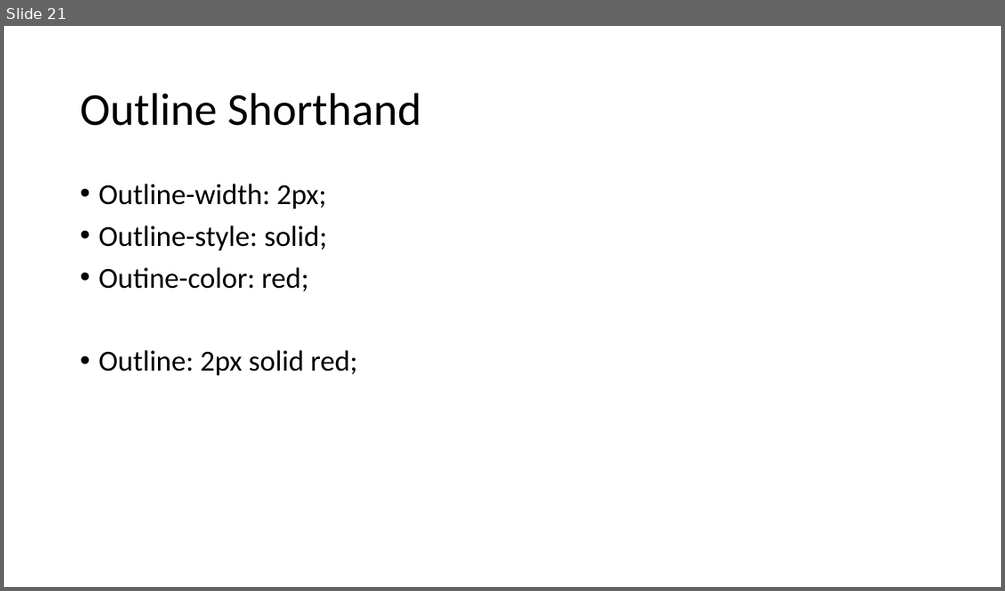
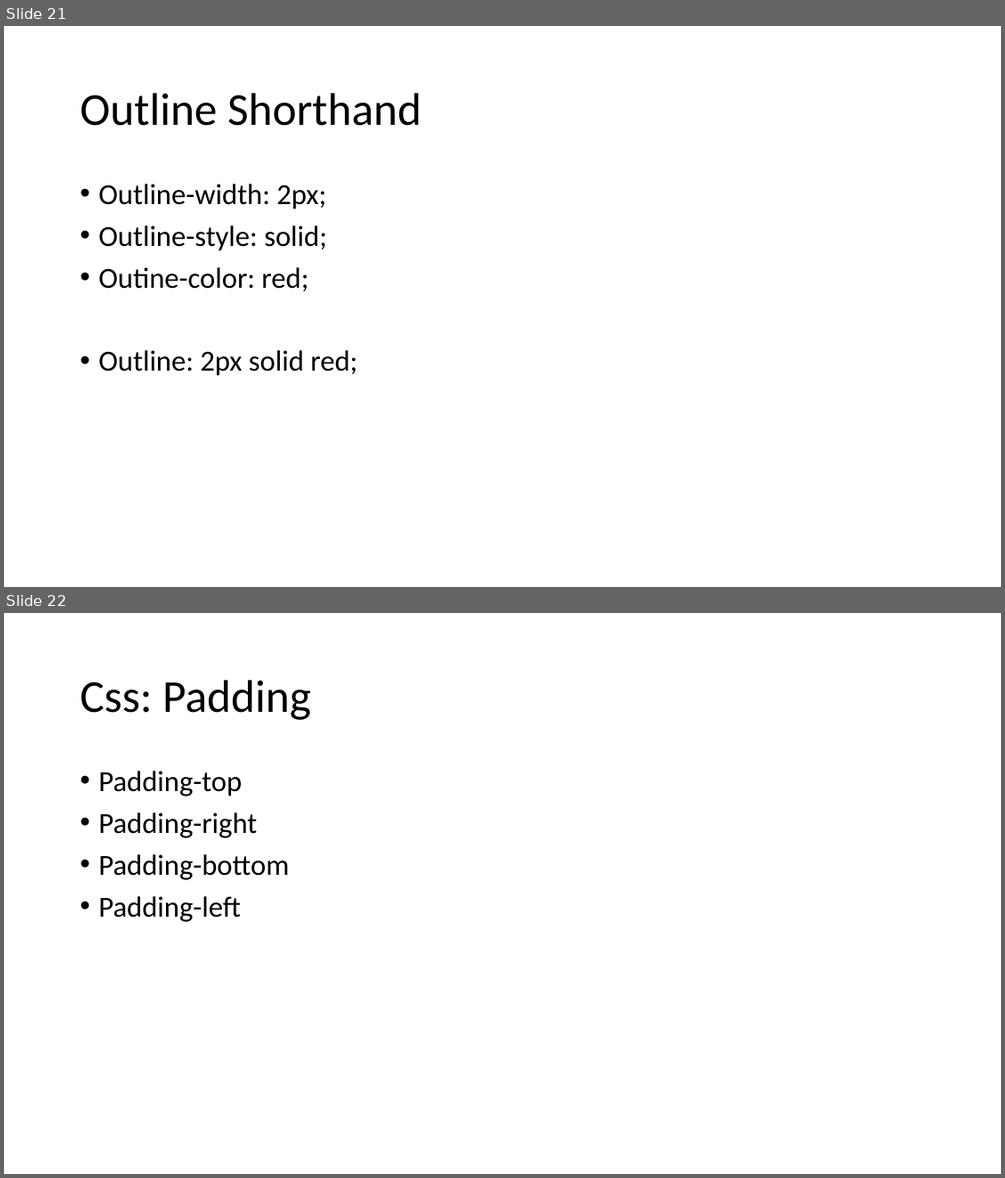
Before and after one commit to PiyushChaturvedii/Batch04, a slide deck: CSS.pptx. Shown one above the other, each under a label of ours: slide 21 before the commit, slides 21 and 22 after it. The pictures are 1005x591 and 1005x1178 pixels, drawn with LibreOffice and Linux fonts; fonts in the diff are those of the drawing. Boxes give left, top, right and bottom in pixels: in the first picture for what was removed or moved away, otherwise in the second. Text is boxed around its words. In the diff, an @@ line names an element or a change of style, - is before the commit and + after.

```diff
--- a/CSS.pptx
+++ b/CSS.pptx
@@ slide 22 added at bbox=[4, 613, 1001, 1174], background #FFFFFF @@
@@ title added at bbox=[80, 680, 311, 720], 44 pt, text #000000 @@
+Css: Padding
@@ text added at bbox=[98, 771, 289, 922], 28 pt, text #000000 @@
+• Padding-top
+• Padding-right
+• Padding-bottom
+• Padding-left
```
Also in this commit, not shown: 20 other slides added, 13 other files.
